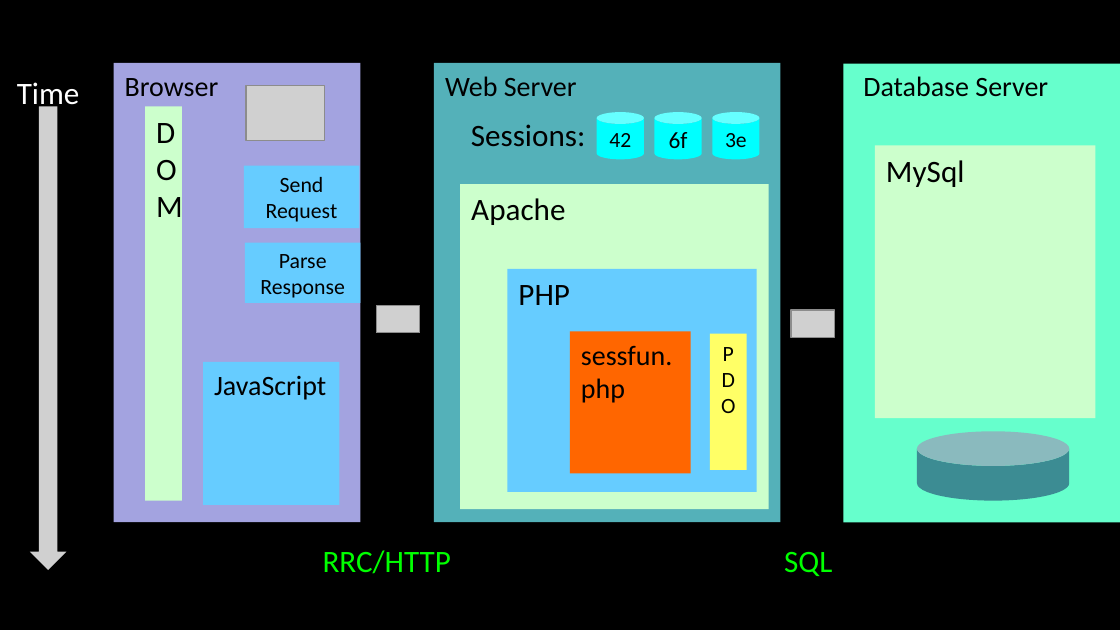
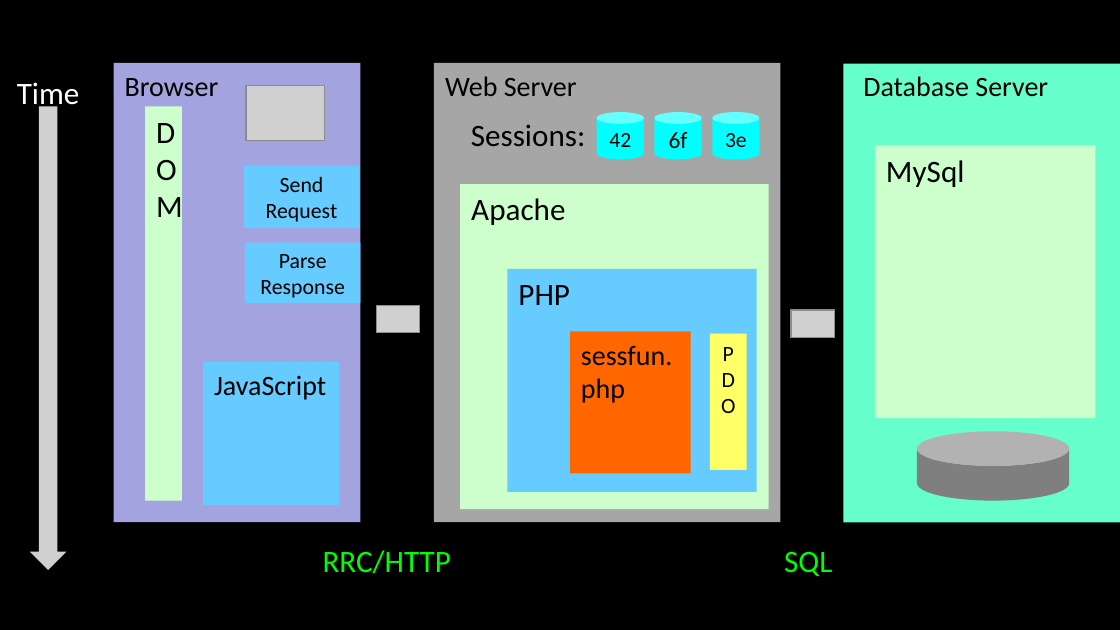
Before and after one commit to csev/wa4e, a slide deck: slide 23 of lectures/PHP-08-POST-Redirect-Authn.ppt (slide 11 before the commit). Drawn at 1120x630 pixels with LibreOffice and Linux fonts; fonts in the diff are those of the drawing; grey boxes stand for pictures. Boxes give left, top, right and bottom in pixels: in the first picture for what was removed or moved away, otherwise in the second. Text is boxed around its words. In the diff, an @@ line names an element or a change of style, - is before the commit and + after.

```diff
--- a/lectures/PHP-08-POST-Redirect-Authn.ppt
+++ b/lectures/PHP-08-POST-Redirect-Authn.ppt
@@ rectangle "Web Server" at [435,63,781,522]: fill #54B1B9 to #A6A6A6 @@
@@ cylinder at [917,431,1070,501]: fill #3C8C93 to #7F7F7F @@
```
Also in this commit, not shown: 1 other slide changed, 1 other file.
